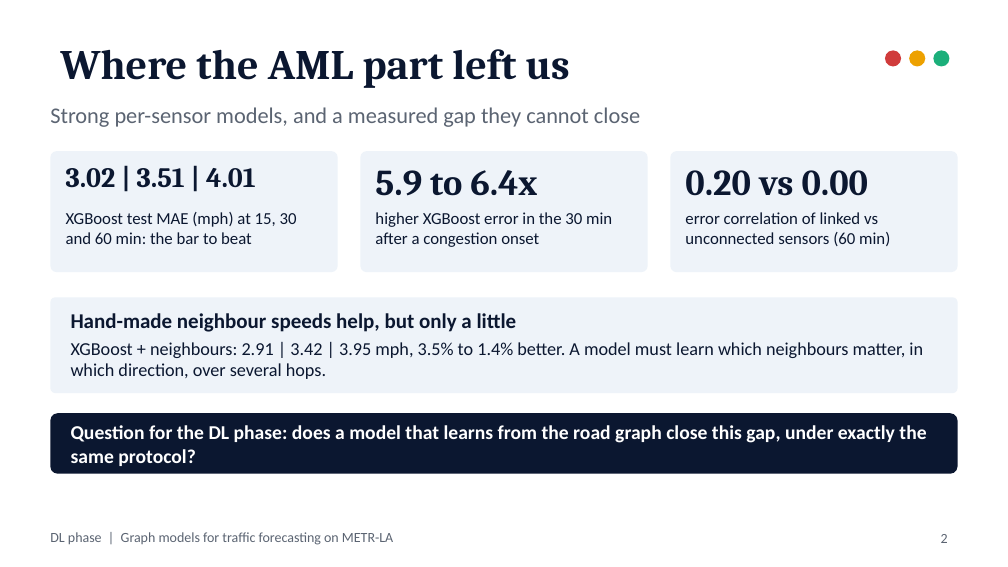
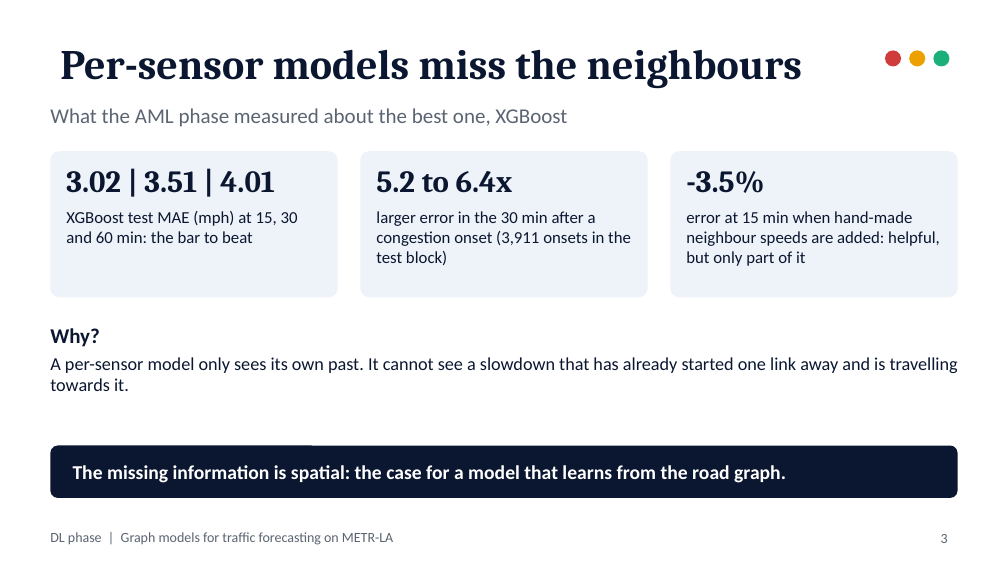
Before and after one commit to ManasSaxena14/MetroFlow_MachineAndDeepLearning, a slide deck: slide 3 of docs/presentation/DL_Graph_Models.pptx (slide 2 before the commit). Drawn at 1008x567 pixels with LibreOffice and Linux fonts; fonts in the diff are those of the drawing. Boxes give left, top, right and bottom in pixels: in the first picture for what was removed or moved away, otherwise in the second. Text is boxed around its words. In the diff, an @@ line names an element or a change of style, - is before the commit and + after.

```diff
--- a/docs/presentation/DL_Graph_Models.pptx
+++ b/docs/presentation/DL_Graph_Models.pptx
@@ title at (x1=60, y1=49, x2=802, y2=89): text changed @@
-Where the AML part left us
+Per-sensor models miss the neighbours
@@ text at (x1=50, y1=108, x2=567, y2=127): text changed; size 16 to 15 pt @@
-Strong per-sensor models, and a measured gap they cannot close
+What the AML phase measured about the best one, XGBoost
@@ rounded rectangle resized from (x1=50, y1=151, x2=338, y2=272) to (x1=50, y1=151, x2=338, y2=297) @@
@@ text "3.02 | 3.51 | 4.01" at (x1=66, y1=171, x2=275, y2=193): size 20 to 22 pt @@
@@ rounded rectangle resized from (x1=361, y1=151, x2=648, y2=272) to (x1=361, y1=151, x2=648, y2=297) @@
@@ text at (x1=376, y1=171, x2=513, y2=193): text changed; size 26 to 22 pt @@
-5.9 to 6.4x
+5.2 to 6.4x
@@ rounded rectangle resized from (x1=670, y1=151, x2=958, y2=272) to (x1=670, y1=151, x2=958, y2=297) @@
@@ text at (x1=686, y1=171, x2=764, y2=193): text changed; size 26 to 22 pt @@
-0.20 vs 0.00
+-3.5%
@@ text at (x1=376, y1=211, x2=631, y2=265): text changed @@
-higher XGBoost error in the 30 min after a congestion onset
+larger error in the 30 min after a congestion onset (3,911 onsets in the test block)
@@ text at (x1=686, y1=211, x2=940, y2=266): text changed @@
-error correlation of linked vs unconnected sensors (60 min)
+error at 15 min when hand-made neighbour speeds are added: helpful, but only part of it
@@ text at (x1=50, y1=328, x2=958, y2=391): text added @@
+Why?
+A per-sensor model only sees its own past. It cannot see a slowdown that has already started one link away and is travelling towards it.
@@ text "Why?" moved from (x1=50, y1=297, x2=958, y2=393) to (x1=50, y1=328, x2=958, y2=391) @@
@@ text "Why?" at (x1=50, y1=328, x2=958, y2=391): fill #EEF3F9 to none @@
@@ text removed at (x1=71, y1=313, x2=923, y2=379) @@
-Hand-made neighbour speeds help, but only a little
-XGBoost + neighbours: 2.91 | 3.42 | 3.95 mph, 3.5% to 1.4% better. A model must learn which neighbours matter, in which direction, over several hops.
@@ proportions changed in 4 elements at (x1=50, y1=151, x2=338, y2=297), (x1=361, y1=151, x2=648, y2=297), (x1=670, y1=151, x2=958, y2=297), (x1=50, y1=446, x2=958, y2=498) @@
@@ rounded rectangle resized from (x1=50, y1=413, x2=958, y2=474) to (x1=50, y1=446, x2=958, y2=498) @@
@@ text at (x1=73, y1=465, x2=786, y2=483): text changed @@
-Question for the DL phase: does a model that learns from the road graph close this gap, under exactly the same protocol?
+The missing information is spatial: the case for a model that learns from the road graph.
```
Also in this commit, not shown: 10 other slides changed, 14 slides added, 5 slides removed, 21 other files.
